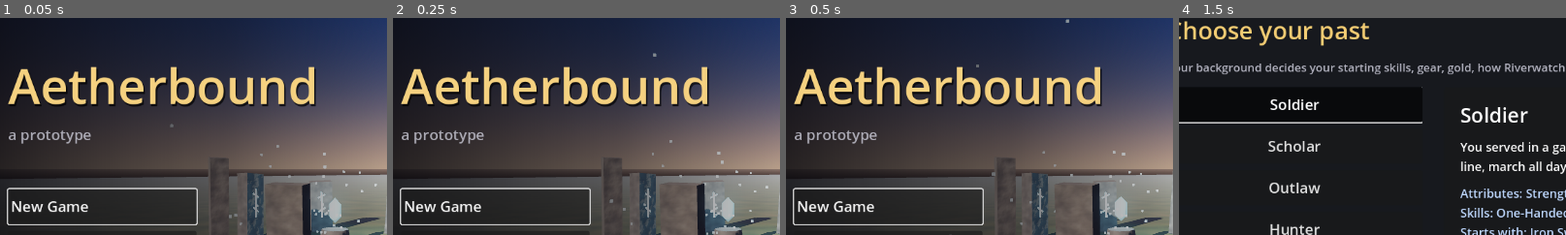
Above: before the commit, frames 1-4 (left to right).
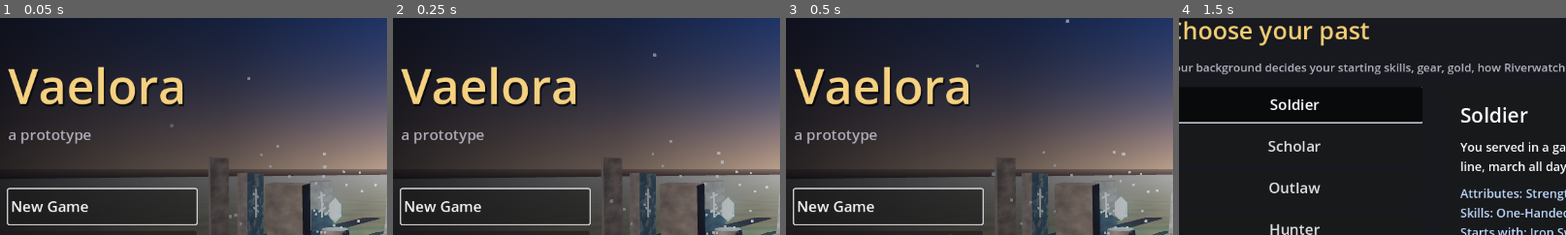
Above: after the commit, the same moments.

Repository: RCJLabs/Vaelora-godot
Game: Godot game, scene res://ui/title_screen.tscn
Two runs of this game, one before a commit and one after it. Both use one fixed random seed, a clock stepped at 60 frames per second and the inputs below.
Inputs:
- Up to frame 1 (0.05 s): no input
- Up to frame 2 (0.25 s): no input
- Up to frame 3 (0.5 s): no input
- Up to frame 4 (1.5 s): click "New Game" at 0.5 s; click "Next" at 1.25 s
The pictures show only the part of the screen within x 7-57%, y 6-56%; the shares and areas given below are measured in that part.

The runs differ from the first frame. In frame 1, 7.1% of the frame differs, in the area x 2-82%, y 22-42%; in frame 2, 7.1%; in frame 3, 7.1%; in frame 4, nothing differs.

Commit message:
Add LORE.md v1 from the questionnaire answers; title becomes Vaelora
- LORE.md: the world of Vaelora drafted from the answers (kept verbatim
  in docs/lore/): the Arrival of alien lifeforms that brought magic, a
  magic-instead-of-gunpowder medieval world, two moons, magic that
  corrupts when practised corruptly, absent gods, seven races (three
  playable in the demo), the river valley and borderland forest, the
  Riverwatch garrison and forest outlaws, the main threat (lifeforce of
  magical beings being drained to build an army), death as waking up
  wounded or captured. Everything filled in rather than answered is
  marked (suggested), with eight questions for the next round.
- Title screen shows Vaelora; the project name in Project Settings is
  left as is (it decides the save folder).
- Roadmap open questions updated with the answers.

Co-Authored-By: Claude Opus 5.5 <noreply@anthropic.com>
Claude-Session: https://claude.ai/code/session_01BPE8ZczZ4hZnRHyCfMJwVS

Diff:
--- a/godot/ui/title_screen.gd
+++ b/godot/ui/title_screen.gd
@@ -3,9 +3,10 @@
 # The title screen: the stone circle at dusk with the camera slowly circling it,
 # and the main menu. The first scene the game opens (Project Settings > Run >
 # Main Scene); "Quit to Title" comes back here.
-# GAME_TITLE is a placeholder until the name is decided (ROADMAP open questions).
+# GAME_TITLE is the game's name, Vaelora (LORE.md). The project's own name in Project
+# Settings stays as it is for now: changing it moves the folder saves are kept in.
 
-const GAME_TITLE := "Aetherbound"
+const GAME_TITLE := "Vaelora"
 const SUBTITLE := "a prototype"
 const NEW_GAME_SCENE := "res://ui/character_creation.tscn"
 ## How fast the camera circles (radians per second), how far out and how high.
Not shown, added: LORE.md
Not shown, changed: README.md
Not shown, changed: ROADMAP.md
Not shown, changed: docs/godot-starter/STATS_AND_SAVING.md
Not shown, changed: docs/images/title_screen.png
Not shown, added: docs/lore/questionnaire-answers-2026-10-24.txt
